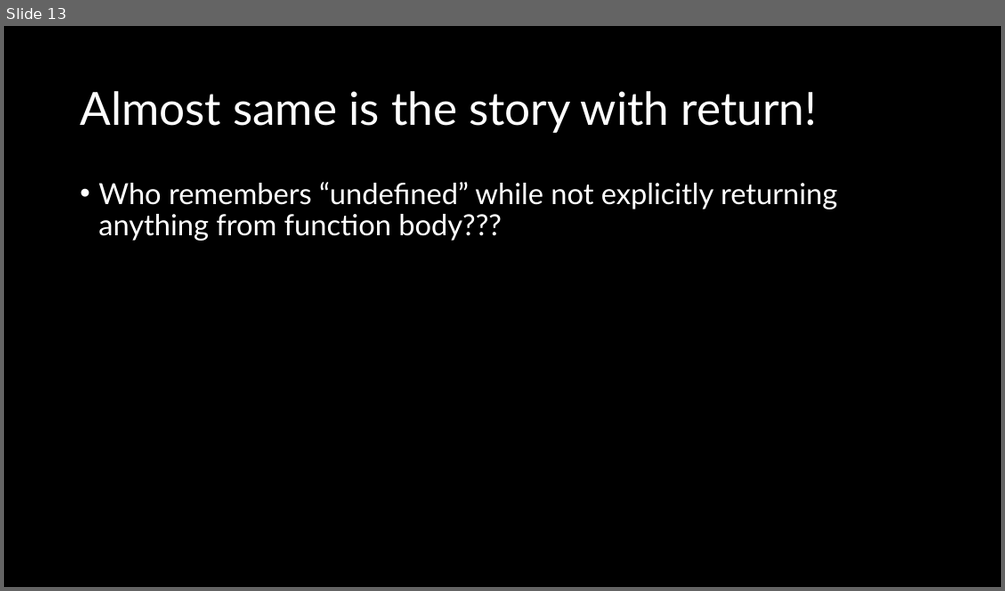
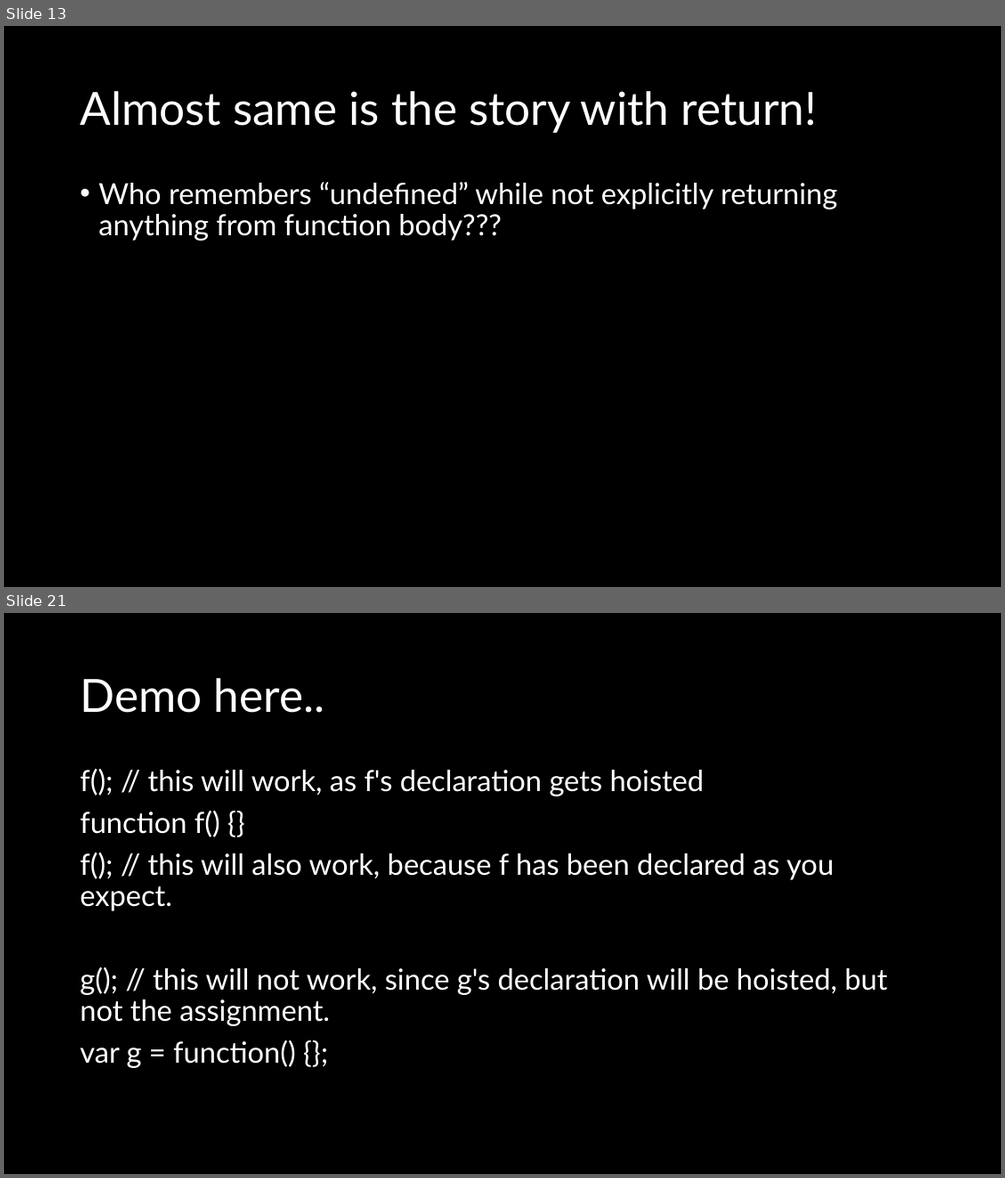
Before and after one commit to natiquekeyin/fall2024, a slide deck: JavaScript/Week3/Week3.pptx. Shown one above the other, each under a label of ours: slide 13 before the commit, slides 13 and 21 after it; the slides between them are not shown. The pictures are 1005x591 and 1005x1178 pixels, drawn with LibreOffice and Linux fonts; fonts in the diff are those of the drawing. Boxes give left, top, right and bottom in pixels: in the first picture for what was removed or moved away, otherwise in the second. Text is boxed around its words. In the diff, an @@ line names an element or a change of style, - is before the commit and + after.

```diff
--- a/JavaScript/Week3/Week3.pptx
+++ b/JavaScript/Week3/Week3.pptx
@@ slide 21 added at <box>4,613,1001,1174</box>, background #000000 @@
@@ title added at <box>80,678,325,713</box>, 44 pt, text #FFFFFF @@
+Demo here..
@@ text added at <box>80,769,887,1068</box>, 28 pt, text #FFFFFF @@
+f(); // this will work, as f's declaration gets hoisted
+function f() {}
+f(); // this will also work, because f has been declared as you expect.
+g(); // this will not work, since g's declaration will be hoisted, but not the assignment.
+var g = function() {};
```
Also in this commit, not shown: 13 other slides added, 1 other file.
